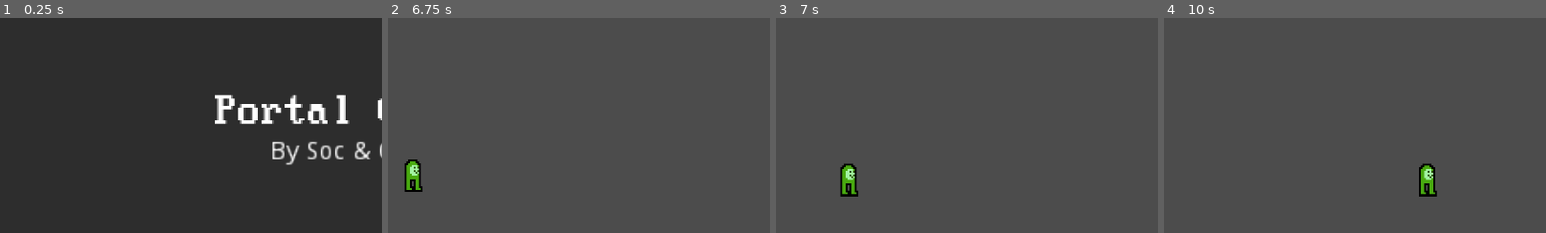
Above: before the commit, frames 1-4 (left to right).
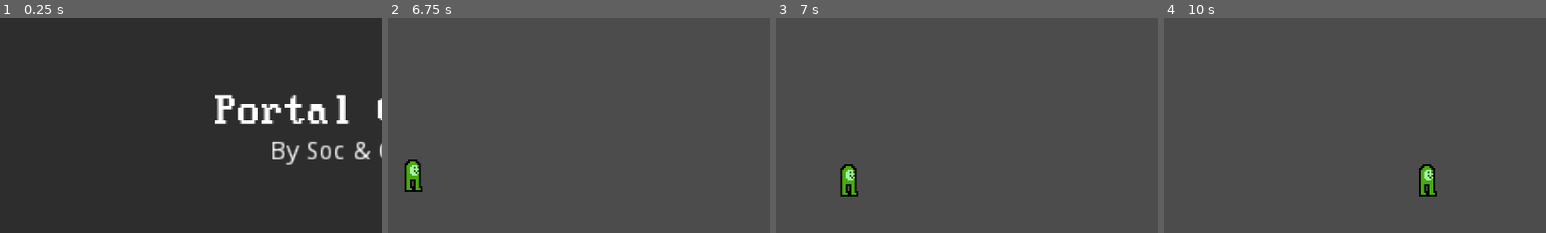
Above: after the commit, the same moments.

Repository: Socerest2/portal-combat
Game: Godot game, scene res://MainMenu.tscn
Two runs of this game, one before a commit and one after it. Both use one fixed random seed, a clock stepped at 60 frames per second and the inputs below.
Inputs:
- Up to frame 1 (0.25 s): no input
- Up to frame 2 (6.75 s): click "Play" at 0.5 s; tap Enter at 1.25 s; hold Right (ui_right) 1.28-2.03 s; hold Down (ui_down) 2.03-2.78 s; hold Right (ui_right) 2.78-3.53 s; hold Up (ui_up) 3.53-4.28 s; hold Left (ui_left) 4.28-5.78 s; hold Down (ui_down) 5.78-6.53 s; hold Right (ui_right) from 6.53 s (still down)
- Up to frame 3 (7 s): keep holding Right (ui_right)
- Up to frame 4 (10 s): release Right (ui_right) at 7.28 s; hold Up (ui_up) 7.28-8.03 s; hold Right (ui_right) 8.03-8.78 s; hold Down (ui_down) 8.78-9.53 s; hold Left (ui_left) from 9.53 s (still down)
The pictures show only the part of the screen within x 0-50%, y 0-50%; the shares and areas given below are measured in that part.

Frames 1-2 are identical in both runs. In frame 3, 0.1% of the frame differs, in the area x 16-22%, y 67-83%; in frame 4, 0.1%, in the area x 66-71%, y 67-83%.

Commit message:
Fix collisions again

Diff:
--- a/BeenMove.gd
+++ b/BeenMove.gd
@@ -17,4 +17,4 @@
 		velocity = velocity.move_toward(input_vector * MAX_SPEED, ACCELERATION * delta)
 	else:
 		velocity = velocity.move_toward(Vector2.ZERO, FRICTION * delta)
-	move_and_collide(velocity * delta)
+	move_and_slide(velocity)
--- a/Player.tscn
+++ b/Player.tscn
@@ -1,14 +1,11 @@
-[gd_scene load_steps=5 format=2]
+[gd_scene load_steps=4 format=2]
 
 [ext_resource path="res://BeenMove.gd" type="Script" id=1]
 [ext_resource path="res://Resources/Sprites/beensheet2.png" type="Texture" id=2]
 
-[sub_resource type="RectangleShape2D" id=1]
-extents = Vector2( 10, 6 )
-
 [sub_resource type="CapsuleShape2D" id=2]
-radius = 4.75781
-height = 4.539
+radius = 8.67618
+height = 1.90895
 
 [node name="Node2D" type="Node2D"]
 
@@ -20,11 +17,6 @@
 texture = ExtResource( 2 )
 hframes = 8
 
-[node name="CollisionShape2D" type="CollisionShape2D" parent="Been"]
-position = Vector2( 0.5, 6.57 )
-scale = Vector2( 0.8, 0.9 )
-shape = SubResource( 1 )
-
 [node name="CollisionShape2D2" type="CollisionShape2D" parent="Been"]
-position = Vector2( 0.5, 1 )
+position = Vector2( 0.5, 3.75 )
 shape = SubResource( 2 )
